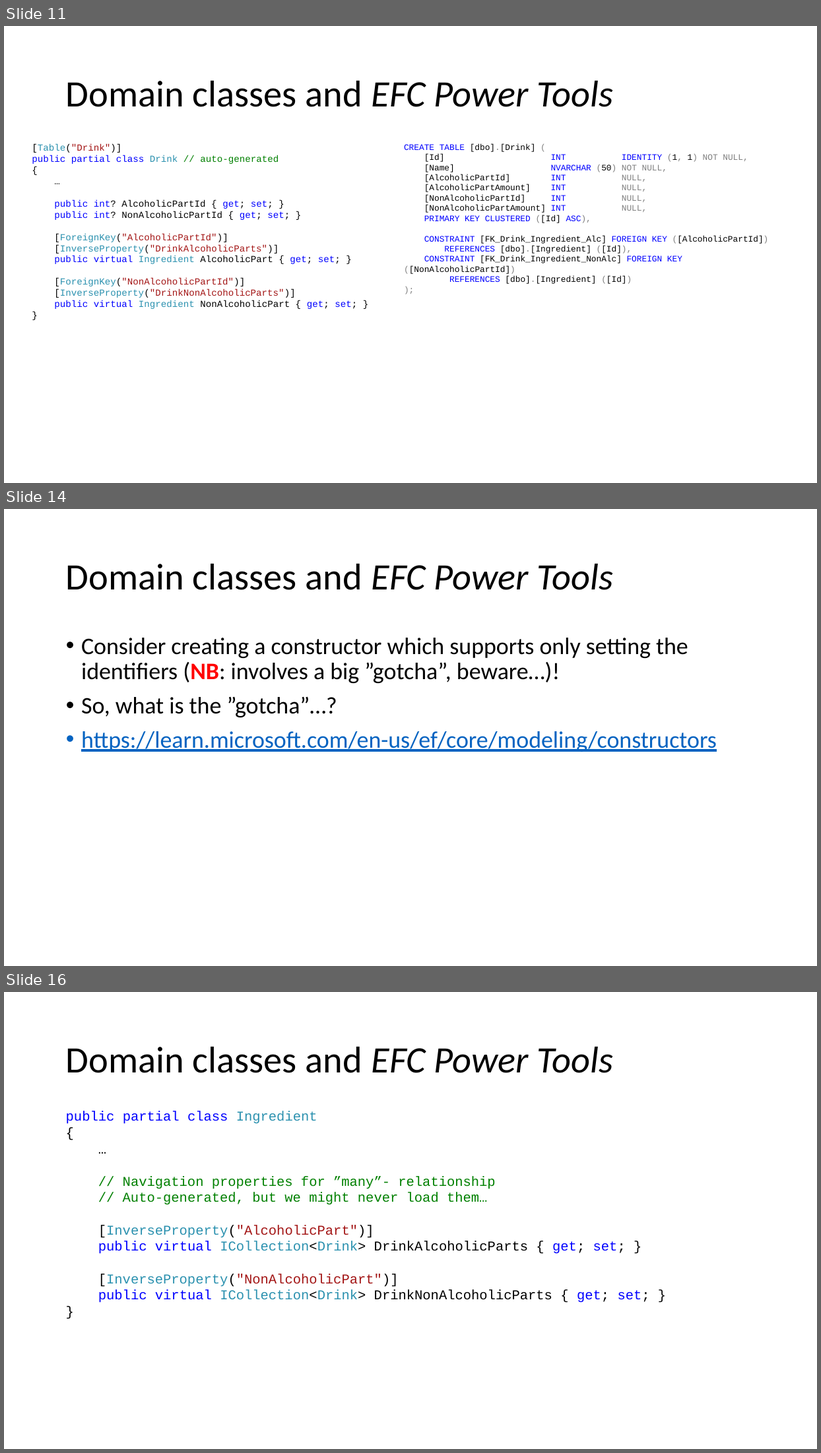
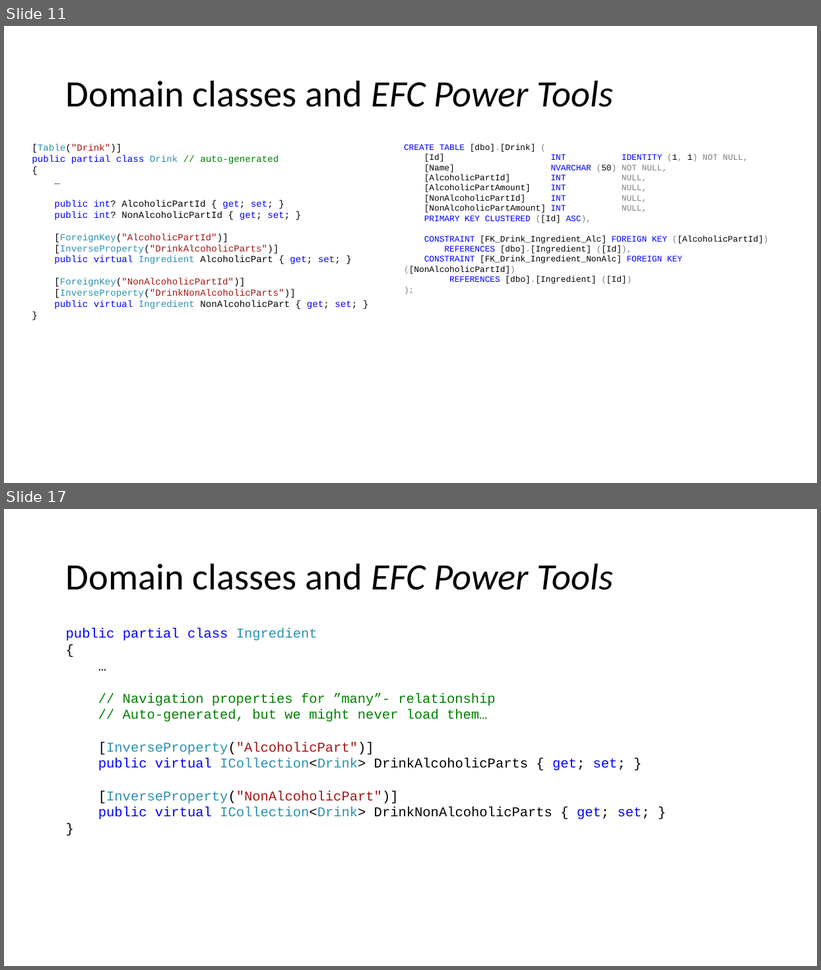
Before and after one commit to perslaursen/OOProg22, a slide deck: Chap/EFCore/Presentations/EFCoreEssentials.pptx. Shown one above the other, each under a label of ours: slides 11, 14 and 16 before the commit, slides 11 and 17 after it; the slides between them are not shown. The pictures are 821x1453 and 821x970 pixels, drawn with LibreOffice and Linux fonts; fonts in the diff are those of the drawing. Boxes give left, top, right and bottom in pixels: in the first picture for what was removed or moved away, otherwise in the second. Text is boxed around its words. In the diff, an @@ line names an element or a change of style, - is before the commit and + after.

Commit message:
Updates to EFCore materials
Updates related to (the abandonment of) defining constructors for classes generated by EFC Power Tools.

```diff
--- a/Chap/EFCore/Presentations/EFCoreEssentials.pptx
+++ b/Chap/EFCore/Presentations/EFCoreEssentials.pptx
@@ slide 14 removed at (4, 509, 817, 966), background #FFFFFF @@
@@ title removed at (66, 563, 614, 590) @@
-Domain classes and EFC Power Tools
@@ text removed at (81, 638, 717, 752) @@
-• Consider creating a constructor which supports only setting the identifiers (NB: involves a big ”gotcha”, beware…)!
-• So, what is the ”gotcha”…?
-• https://learn.microsoft.com/en-us/ef/core/modeling/constructors
@@ what was slide 16 is now slide 17 @@
```
Also in this commit, not shown: 14 slides changed, 2 slides added, 12 other files.
